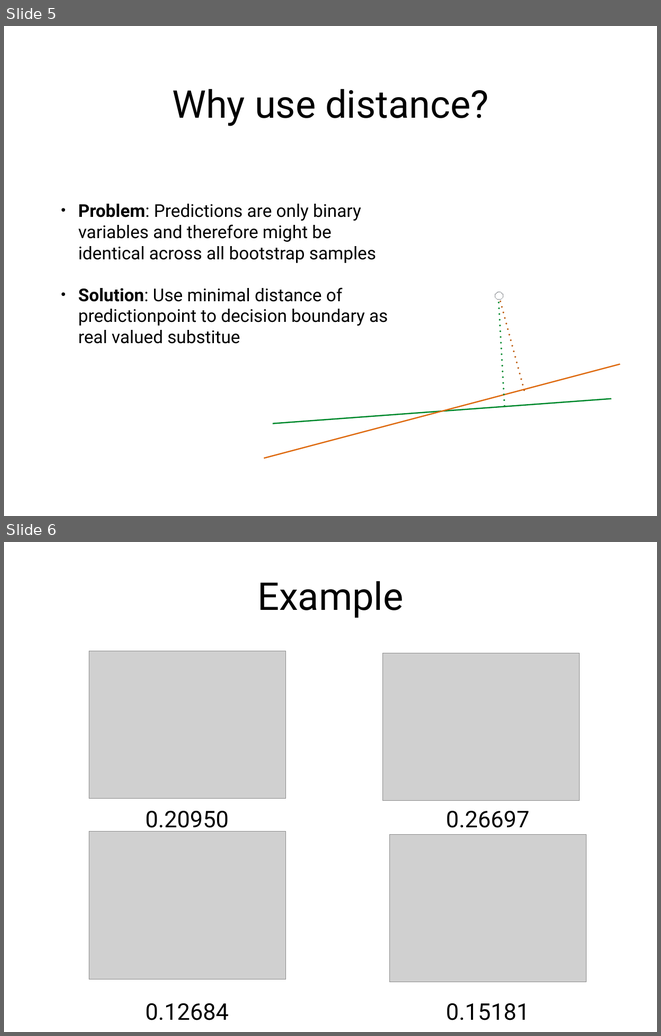
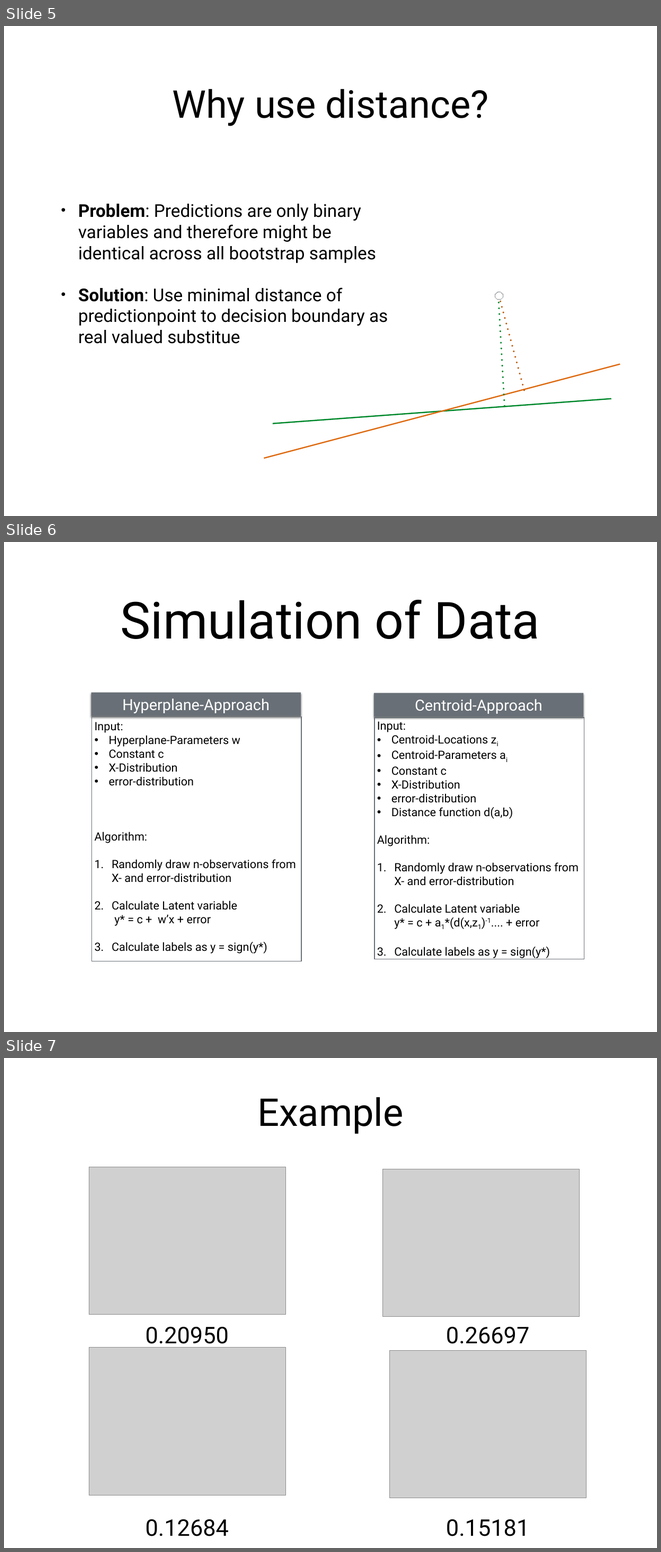
Before and after one commit to ThomasGoerttler/BootstrapingSVM, a slide deck: Präsentation/slides.pptx. Shown one above the other, each under a label of ours: slides 5 and 6 before the commit, slides 5, 6 and 7 after it. The pictures are 661x1036 and 661x1552 pixels, drawn with LibreOffice and Linux fonts; fonts in the diff are those of the drawing; grey boxes stand for pictures. Boxes give left, top, right and bottom in pixels: in the first picture for what was removed or moved away, otherwise in the second. Text is boxed around its words. In the diff, an @@ line names an element or a change of style, - is before the commit and + after.

```diff
--- a/Präsentation/slides.pptx
+++ b/Präsentation/slides.pptx
@@ slide 6 added at (4, 542, 657, 1032), background #FFFFFF @@
@@ title added at (121, 600, 540, 639), 80 pt, text #000000 @@
+Simulation of Data
@@ rectangle added at (91, 692, 301, 716), fill #686F76, 24 pt, text #FFFFFF @@
+Hyperplane-Approach
@@ rectangle added at (374, 693, 583, 717), fill #686F76, 24 pt, text #FFFFFF @@
+Centroid-Approach
@@ rectangle added at (91, 716, 301, 961), outline #686F76 1 pt, 18 pt, text #000000 @@
+    Input:
+• Hyperplane-Parameters w
+• Constant c
+• X-Distribution
+• error-distribution
+Algorithm:
+1. Randomly draw n-observations from X- and error-distribution
+2. Calculate Latent variable
+   y* = c + w’x + error
+3. Calculate labels as y = sign(y*)
@@ rectangle added at (374, 717, 584, 959), outline #686F76 1 pt, 18 pt, text #000000 @@
+Input:
+• Centroid-Locations zi
+• Centroid-Parameters ai
+• Constant c
+• X-Distribution
+• error-distribution
+• Distance function d(a,b)
+Algorithm:
+1. Randomly draw n-observations from X- and error-distribution
+2. Calculate Latent variable
+   y* = c + a1*(d(x,z1)-1.... + error
+3. Calculate labels as y = sign(y*)
@@ what was slide 6 is now slide 7 @@
```
Also in this commit, not shown: 5 slides changed, 1 other slide added, 2 slides removed, 2 other files.
